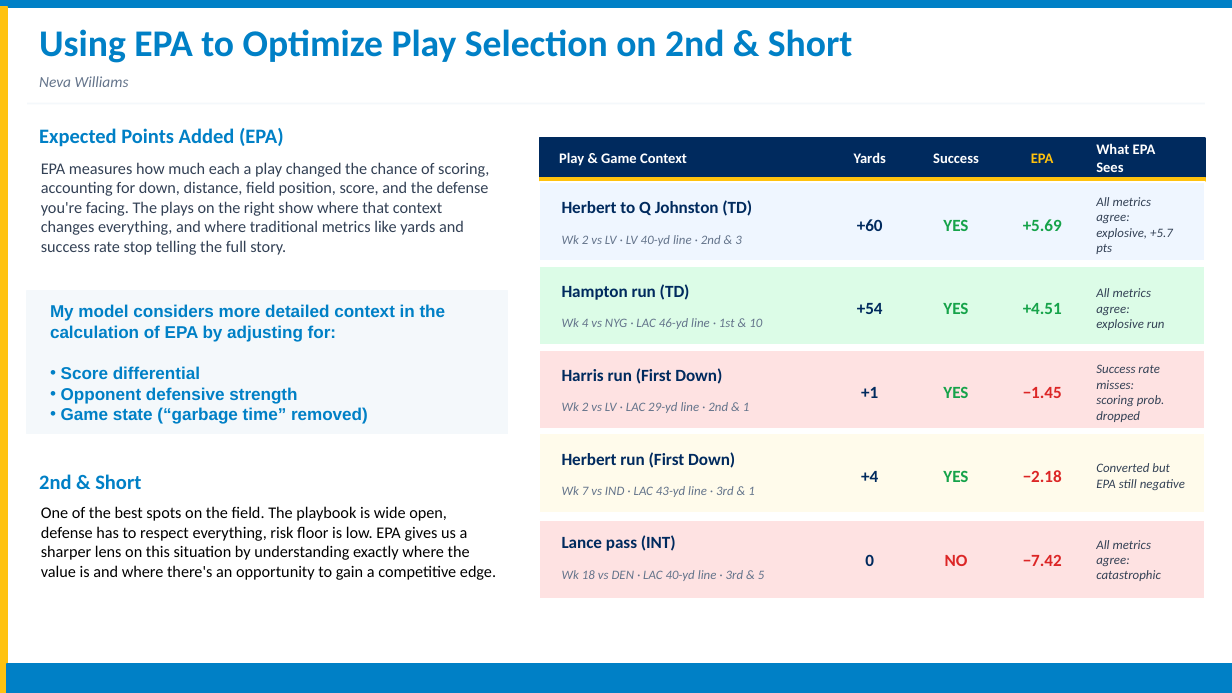
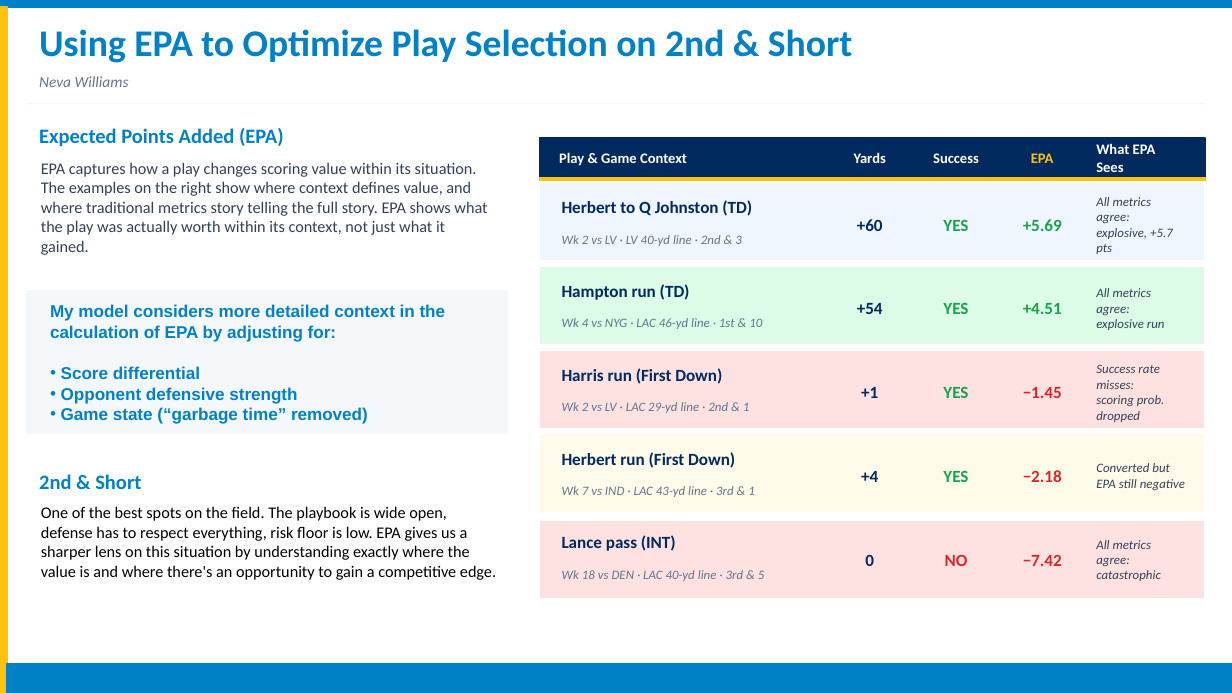
Before and after one commit to nevawilliams/epa, a slide deck: slide 1 of 02_COACHING_REPORT_NEVA_WILLIAMS.pptx. Drawn at 1232x693 pixels with LibreOffice and Linux fonts; fonts in the diff are those of the drawing. Boxes give left, top, right and bottom in pixels: in the first picture for what was removed or moved away, otherwise in the second. Text is boxed around its words. In the diff, an @@ line names an element or a change of style, - is before the commit and + after.

Commit message:
Update coaching report PPT

```diff
--- a/02_COACHING_REPORT_NEVA_WILLIAMS.pptx
+++ b/02_COACHING_REPORT_NEVA_WILLIAMS.pptx
@@ text at bbox=[41, 162, 487, 255]: text changed @@
-EPA measures how much each a play changed the chance of scoring, accounting for down, distance, field position, score, and the defense you're facing. The plays on the right show where that context changes everything, and where traditional metrics like yards and success rate stop telling the full story.
+EPA captures how a play changes scoring value within its situation. The examples on the right show where context defines value, and where traditional metrics story telling the full story. EPA shows what the play was actually worth within its context, not just what it gained.
```
